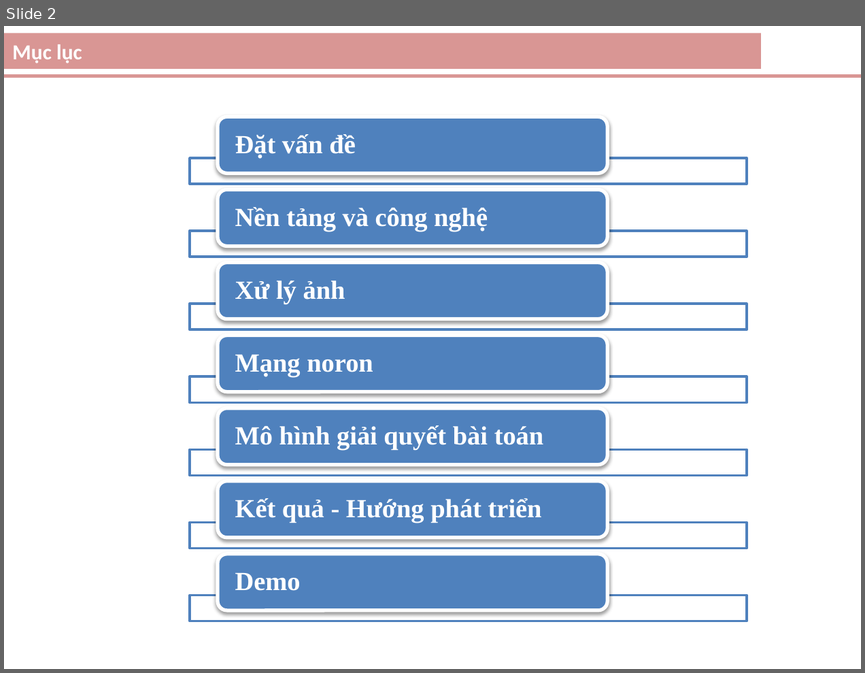
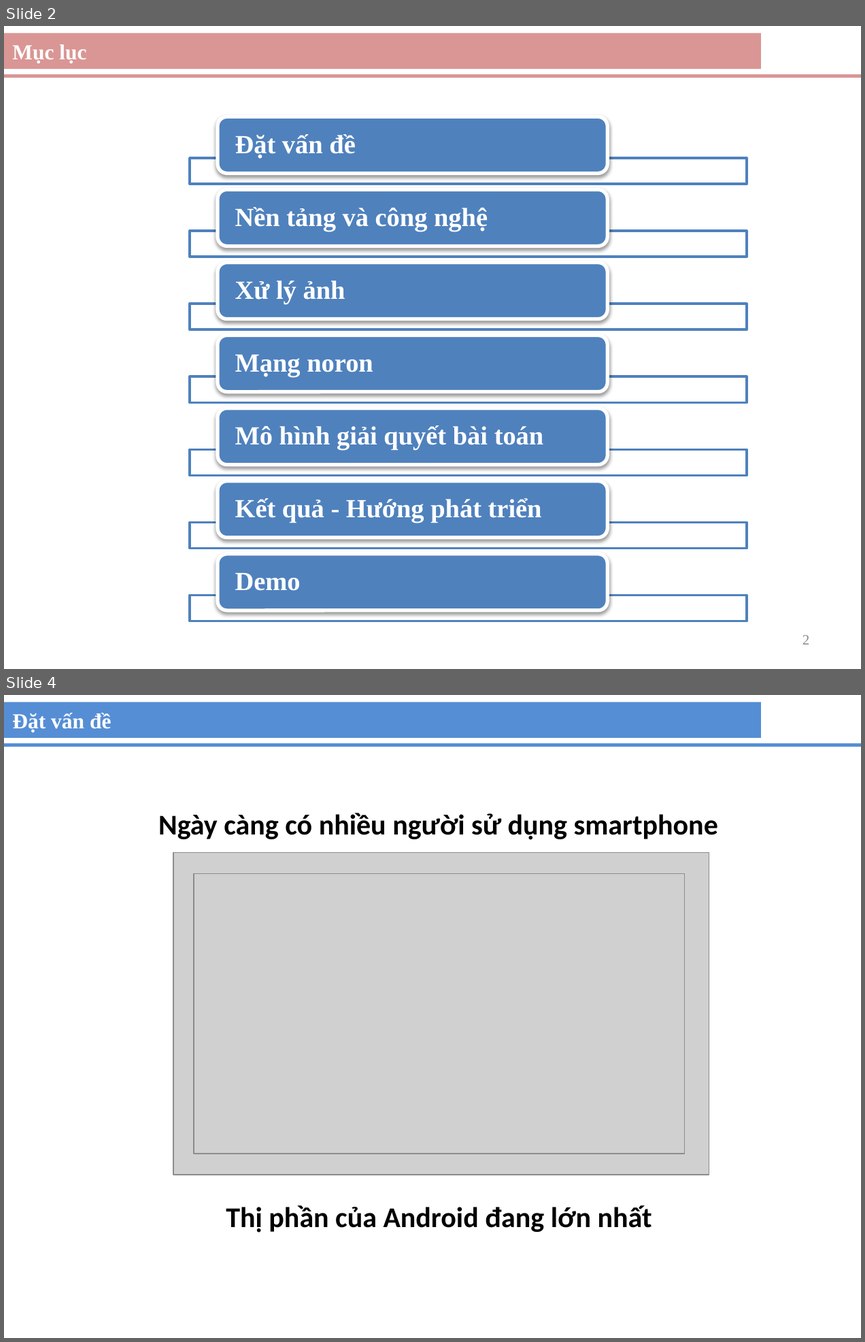
Before and after one commit to gilang07/sign-traffic-recognition, a slide deck: doc/LuanVan.pptx. Shown one above the other, each under a label of ours: slide 2 before the commit, slides 2 and 4 after it; the slides between them are not shown. The pictures are 865x673 and 865x1342 pixels, drawn with LibreOffice and Linux fonts; fonts in the diff are those of the drawing; grey boxes stand for pictures. Boxes give left, top, right and bottom in pixels: in the first picture for what was removed or moved away, otherwise in the second. Text is boxed around its words. In the diff, an @@ line names an element or a change of style, - is before the commit and + after.

```diff
--- a/doc/LuanVan.pptx
+++ b/doc/LuanVan.pptx
@@ slide 4 added at bbox=[4, 695, 861, 1338], background #FFFFFF @@
@@ rectangle added at bbox=[4, 702, 761, 738], fill #558ED5, 18 pt, text #FFFFFF, bold @@
+Đặt vấn đề
@@ line added from (4, 745) to (861, 745), #558ED5 2.75 pt @@
@@ text added at bbox=[158, 813, 718, 840], 24 pt, text #000000, bold @@
+Ngày càng có nhiều người sử dụng smartphone
@@ picture added at bbox=[173, 853, 709, 1175] @@
@@ picture added at bbox=[193, 873, 684, 1153] @@
@@ text added at bbox=[226, 1205, 652, 1232], 24 pt, text #000000, bold @@
+Thị phần của Android đang lớn nhất
@@ slide 2 changed as well @@
@@ rectangle "Mục lục" at bbox=[4, 33, 761, 69]: font Calibri to Times New Roman @@
@@ page number added at bbox=[802, 635, 809, 644], 12 pt, text #8C8C8C @@
+2
```
Also in this commit, not shown: 14 other slides changed, 3 other slides added, 1 other file.
